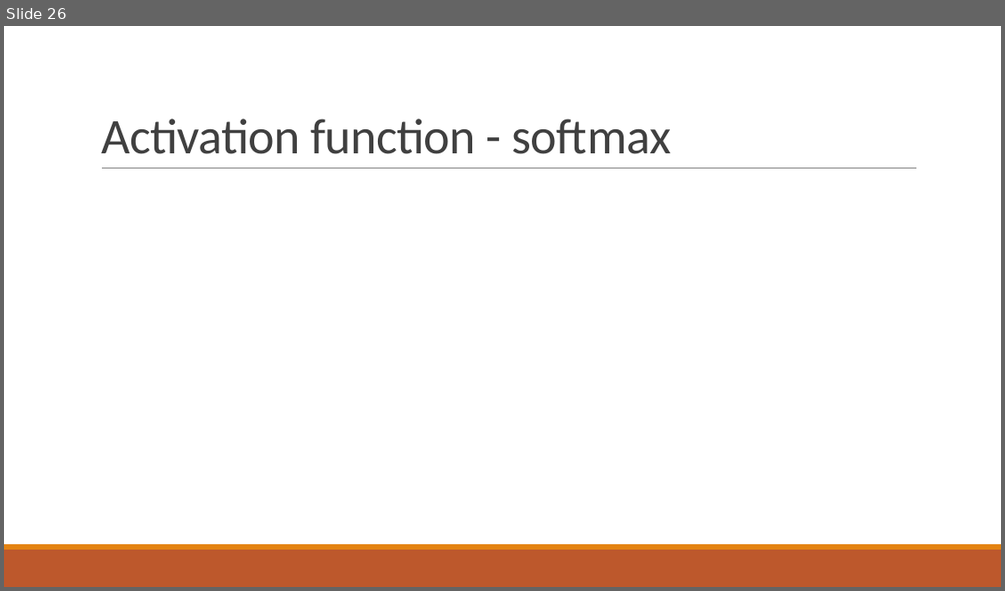
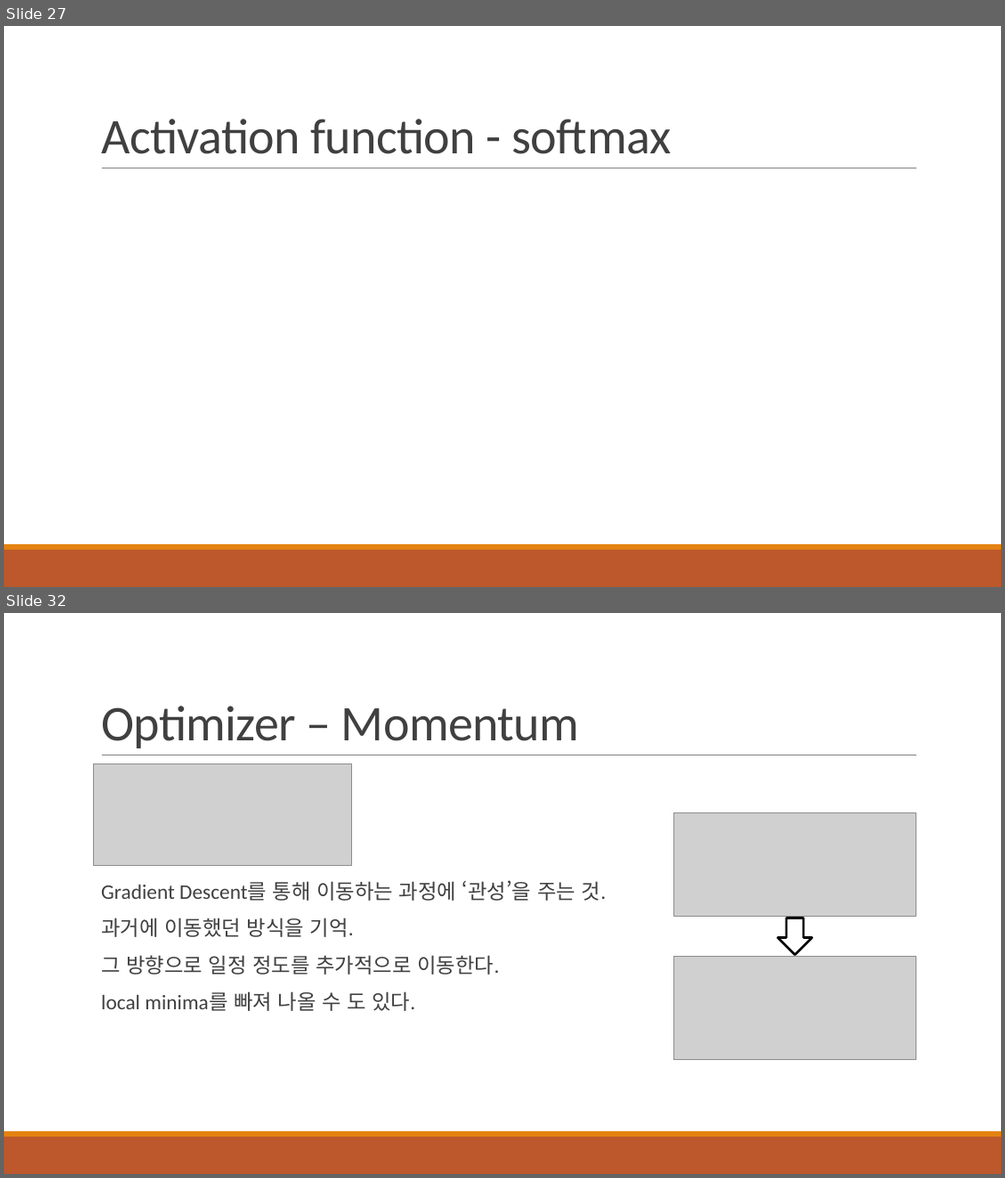
Before and after one commit to HYU-AILAB/ai-seminar, a slide deck: 01. MLP & FFNN/MLP_FFNN_김병조.pptx. Shown one above the other, each under a label of ours: slide 26 before the commit, slides 27 and 32 after it; the slides between them are not shown. The pictures are 1005x591 and 1005x1178 pixels, drawn with LibreOffice and Linux fonts; fonts in the diff are those of the drawing; grey boxes stand for pictures. Boxes give left, top, right and bottom in pixels: in the first picture for what was removed or moved away, otherwise in the second. Text is boxed around its words. In the diff, an @@ line names an element or a change of style, - is before the commit and + after.

```diff
--- a/01. MLP & FFNN/MLP_FFNN_김병조.pptx
+++ b/01. MLP & FFNN/MLP_FFNN_김병조.pptx
@@ slide 32 added at (4,613,1001,1174), background #FFFFFF; not listed: 3 template elements that a slide beside it also shows @@
@@ title added at (101,706,580,748), 48 pt, text #404040 @@
+Optimizer – Momentum
@@ picture added at (94,764,352,865) @@
@@ picture added at (673,813,916,916) @@
@@ text added at (101,880,607,1011), 20 pt, text #404040 @@
+  Gradient Descent를 통해 이동하는 과정에 ‘관성’을 주는 것.
+  과거에 이동했던 방식을 기억.
+  그 방향으로 일정 정도를 추가적으로 이동한다.
+  local minima를 빠져 나올 수 도 있다.
@@ right arrow added at (777,917,812,955), outline #000000 2.25 pt @@
@@ picture added at (673,957,916,1060) @@
@@ what was slide 26 is now slide 27 @@
```
Also in this commit, not shown: 6 slides changed, 6 other slides added, 2 slides removed.
